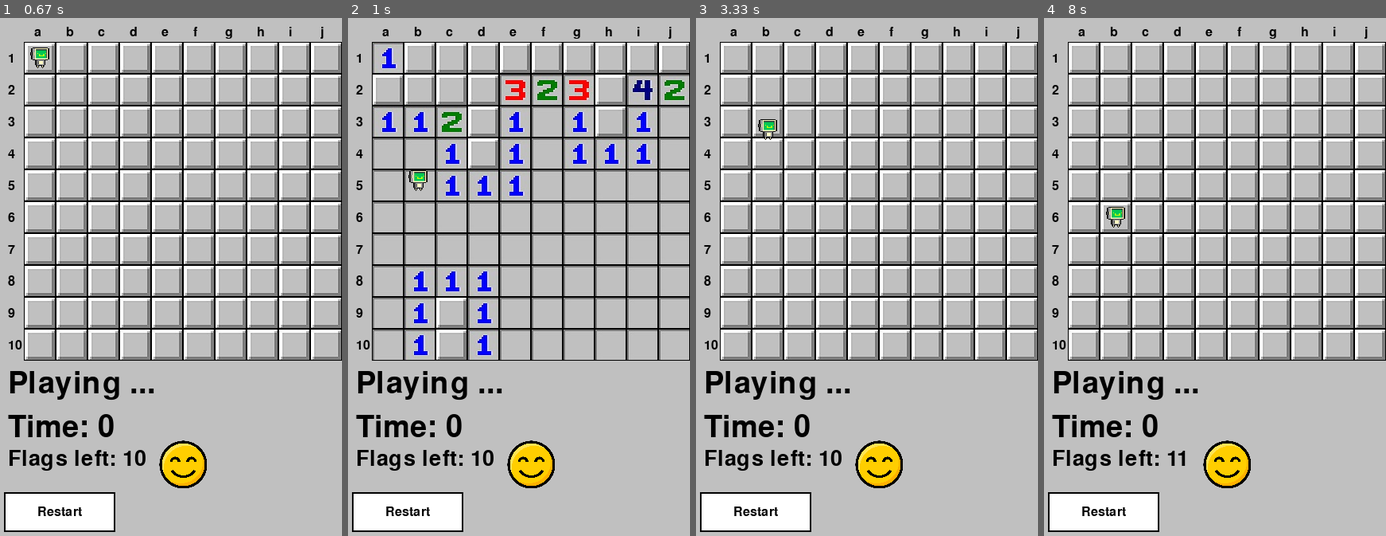
Above: before the commit, frames 1-4 (left to right).
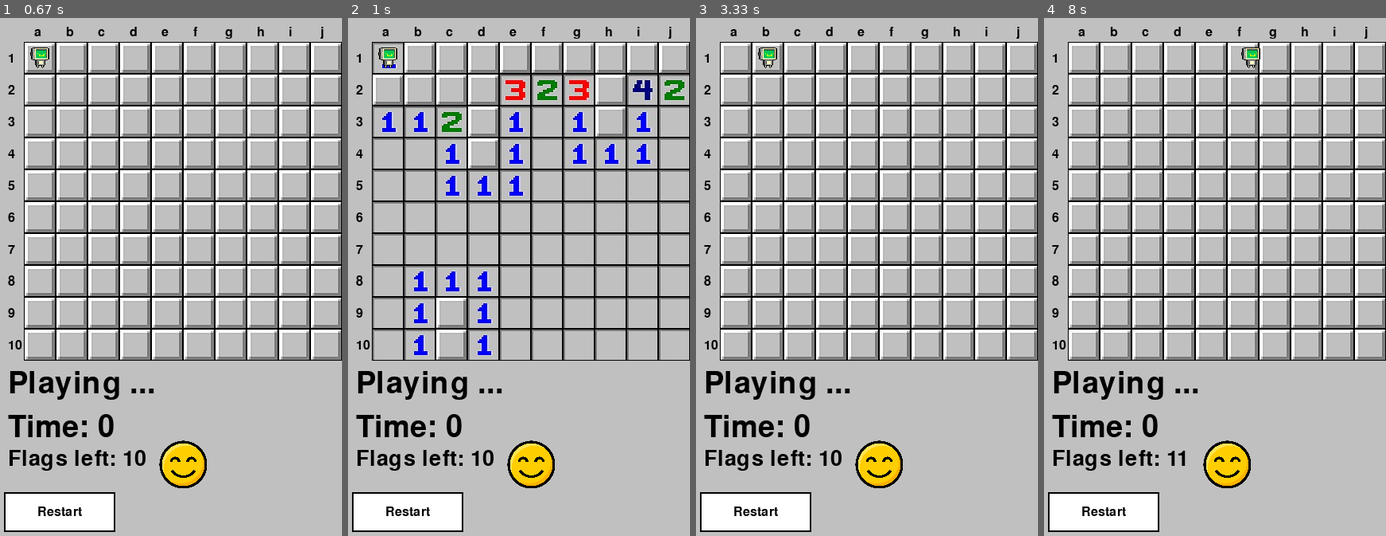
Above: after the commit, the same moments.

Repository: ColinTreanor/581Minesweeper2025
Game: pygame game, started from pygame_main.py
Same seed, same stepped clock (60 frames per second), same inputs: the game is played once before the commit and once after it.
Inputs (mouse positions are in pixels of both pictures, inside the frame that each line leads up to):
- Up to frame 1 (0.67 s): click (171, 406) at 0.38 s
- Up to frame 2 (1 s): click (412, 199) at 0.72 s
- Up to frame 3 (3.33 s): click (778, 85) at 1.55 s; click (867, 494) at 2.88 s; click (867, 406) at 3.22 s
- Up to frame 4 (8 s): click (1338, 235) at 3.55 s; click (1108, 209) at 3.88 s; click (1215, 494) at 7.05 s; click (1300, 235) at 7.38 s; click (1150, 401) at 7.72 s

Frame 1 is identical in both runs. In frame 2, 0.3% of the frame differs, in the area x 8-24%, y 5-34%; in frame 3, 0.3%; in frame 4, 0.3%.

Commit message:
updated agent x and y

Diff:
--- a/event_handler.py
+++ b/event_handler.py
@@ -108,7 +108,7 @@
                             if agent_move:  # Check if agent found a valid move
                                 x_agent, y_agent = agent_move
                                 game.RevealSpace((x_agent, y_agent))
-                                game.move_agent((r, c))
+                                game.move_agent((x_agent, y_agent))
 
 
 
